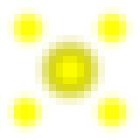
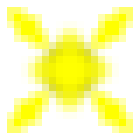
Layered file, before and after one edit (w=140, h=140). Changes by layer:
painted on "y5", masked it over [7, 21, 119, 133]
painted on "y4", masked it over [7, 7, 49, 49]
painted on "y3", masked it over [91, 7, 133, 49]
painted on "y2", masked it over [91, 91, 133, 133]
painted on "y1", masked it over [28, 28, 112, 112]
